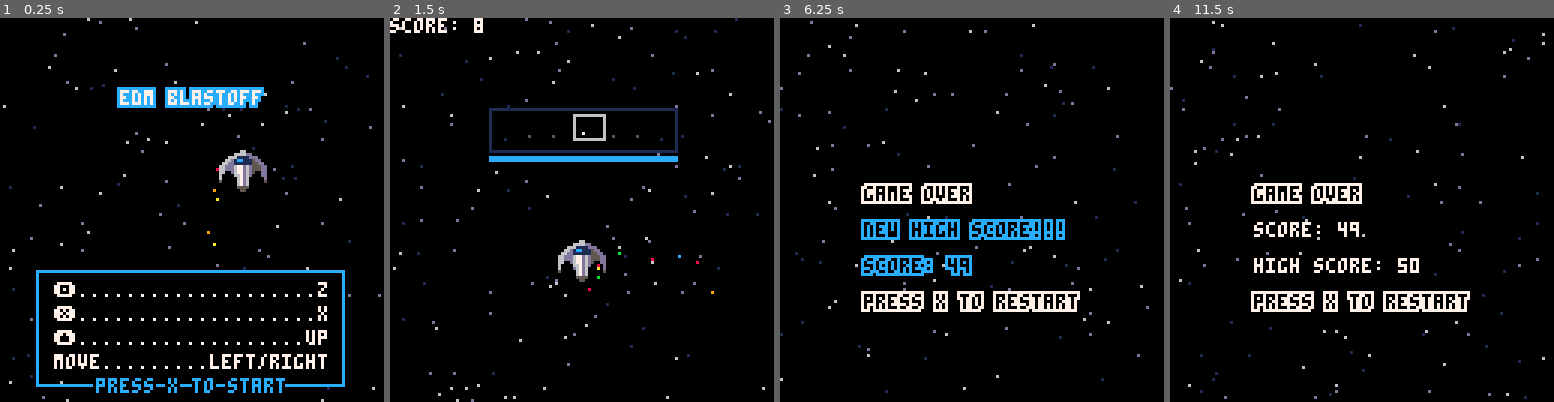
Above: before the commit, frames 1-4 (left to right).
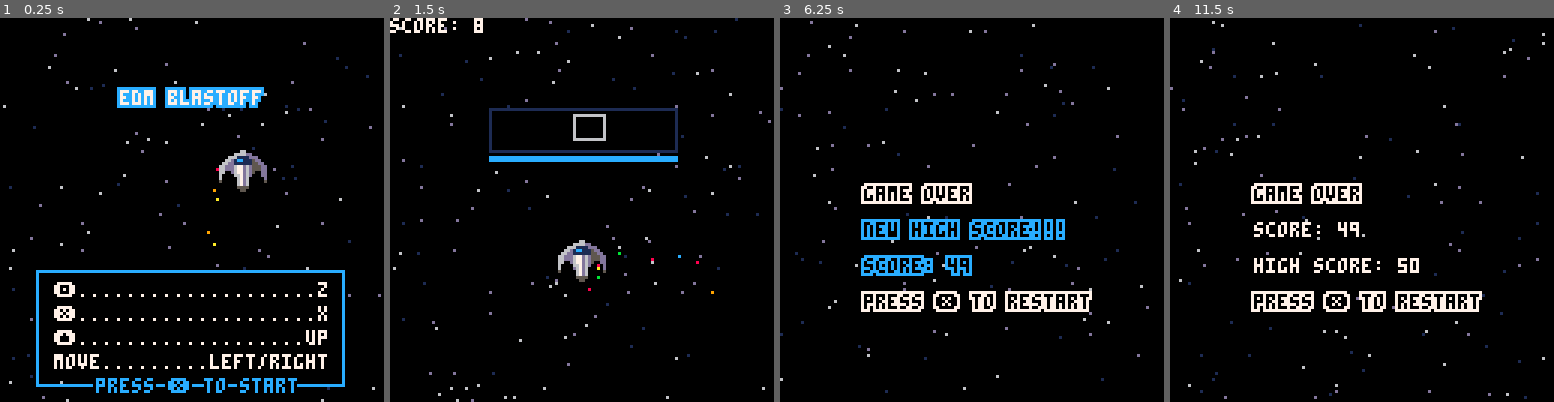
Above: after the commit, the same moments.

Repository: ryanford/EDM-Blastoff
Game: PICO-8 cartridge rhythm-game.p8
Same seed, same stepped clock (60 frames per second), same inputs: the game is played once before the commit and once after it.
Inputs:
- Up to frame 1 (0.25 s): no input
- Up to frame 2 (1.5 s): tap O (Z key) at 0.33, 0.7, 1.43 s; tap X (X key) at 1.07 s
- Up to frame 3 (6.25 s): hold Left 1.97-2.37 s; tap X (X key) every 0.33 s from 2.07 to 6.07 s; tap O (Z key) every 0.88 s from 2.22 to 5.75 s; hold Right 2.87-3.53 s; hold Up 3.58-4.08 s; hold Right 4.13-4.53 s; hold Left 5.13-5.8 s; hold Up 5.85-6.18 s; hold Left from 6.23 s (still down)
- Up to frame 4 (11.5 s): tap X (X key) every 0.33 s from 6.4 to 11.4 s; release Left at 6.63 s; tap O (Z key) every 0.88 s from 6.63 to 11.05 s; hold Right 7.13-7.8 s; hold Up 7.85-8.35 s; hold Right 8.4-8.8 s; hold Left 9.4-10.07 s; hold Up 10.12-10.45 s; hold Left 10.5-10.9 s; hold Right from 11.4 s (still down)

The runs differ from the first frame. In frame 1, 0.6% of the frame differs, in the area x 43-78%, y 93-98%; in frame 2, less than 0.1%; in frame 3, 0.9%; in frame 4, 0.9%, in the area x 39-82%, y 71-77%.

Commit message:
Add glyphs elsewhere

Diff:
--- a/rhythm-game.p8
+++ b/rhythm-game.p8
@@ -1,7 +1,7 @@
 pico-8 cartridge // http://www.pico-8.com
 version 8
 __lua__
-cartdata("spacerhythmgame")
+cartdata("edmblastoff")
 -- uncomment this shit to get a new high score everytime
 -- dset(0,0)
 function _init()
@@ -67,7 +67,7 @@
   time_now=time()
   dt=0
   step=0
-  keys = {".","🅾️","❎","⬆️"}
+  keys = {" ","🅾️","❎","⬆️"}
   pattern_step = 0
   music_track = 0
 end
@@ -98,7 +98,7 @@
   draw_stars()
   draw_instructions()
   print_outline("edm blastoff",40,24,12,7)
-  print_outline("press x to start",32,120,0,12)
+  print_outline("press ❎ to start",32,120,0,12)
   draw_prop()
   draw_ship()
 end
@@ -198,7 +198,7 @@
     print("high score: "..highscore,28,80,7)
   end
   if timeout>1 then
-    print_outline("press x to restart",28,92,7,0)
+    print_outline("press ❎ to restart",28,92,7,0)
   end
   draw_fireworks()
 end
Not shown, changed: main.js
